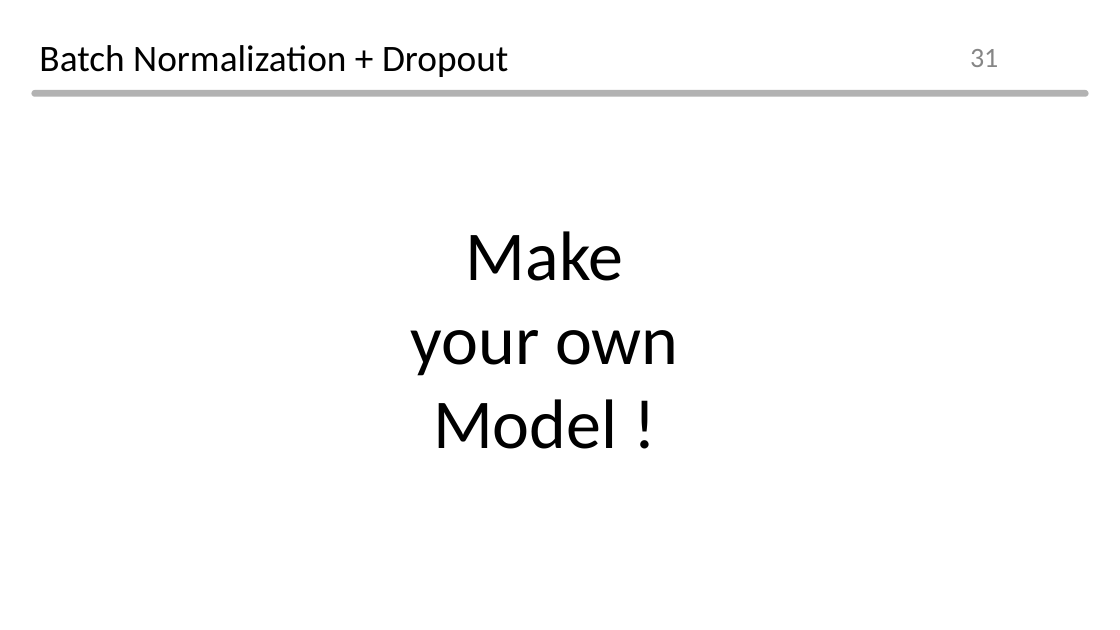
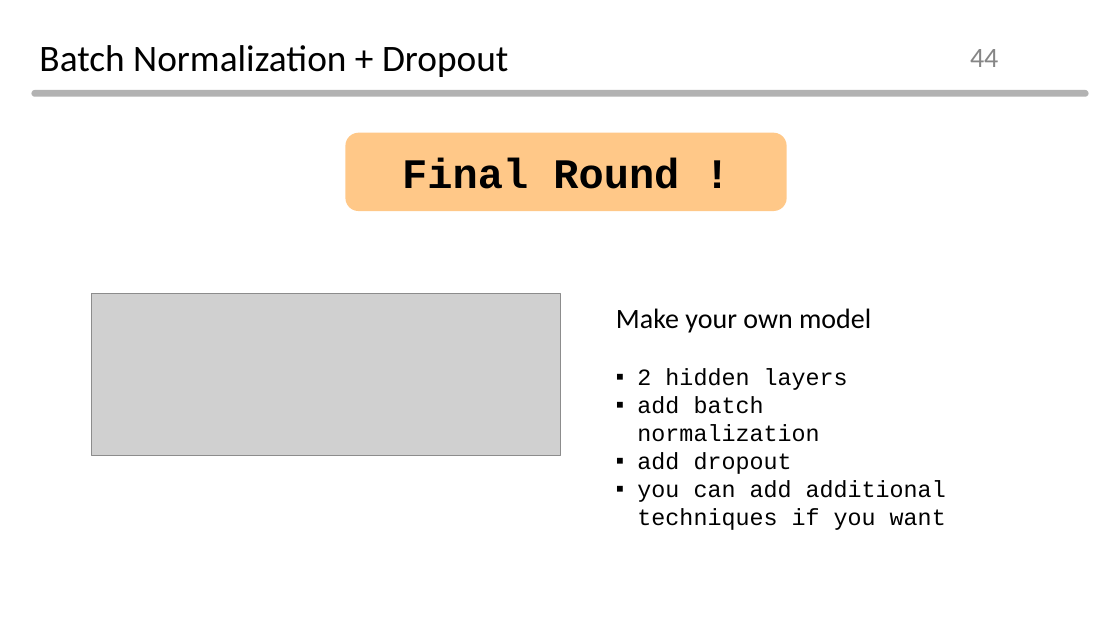
Before and after one commit to Normalist-K/aibd-2021-2, a slide deck: slide 44 of ppt/day3.pptx (slide 31 before the commit). Drawn at 1120x630 pixels with LibreOffice and Linux fonts; fonts in the diff are those of the drawing; grey boxes stand for pictures; background and template pictures are left out. Boxes give left, top, right and bottom in pixels: in the first picture for what was removed or moved away, otherwise in the second. Text is boxed around its words. In the diff, an @@ line names an element or a change of style, - is before the commit and + after.

```diff
--- a/ppt/day3.pptx
+++ b/ppt/day3.pptx
@@ page number at (x1=970, y1=49, x2=998, y2=67): text changed @@
-31
+44
@@ rounded rectangle added at (x1=345, y1=133, x2=786, y2=211), fill #FF9313 at 50% opacity, 36 pt, text #000000, bold @@
+Final Round !
@@ text removed at (x1=411, y1=231, x2=678, y2=449) @@
-Make your own Model !
@@ picture added at (x1=92, y1=293, x2=560, y2=455) @@
@@ text added at (x1=616, y1=308, x2=946, y2=530), 20 pt, text #000000 @@
+Make your own model
+▪ 2 hidden layers
+▪ add batch normalization
+▪ add dropout
+▪ you can add additional techniques if you want
```
Also in this commit, not shown: 22 other slides changed, 15 slides added, 3 slides removed, 11 other files.
